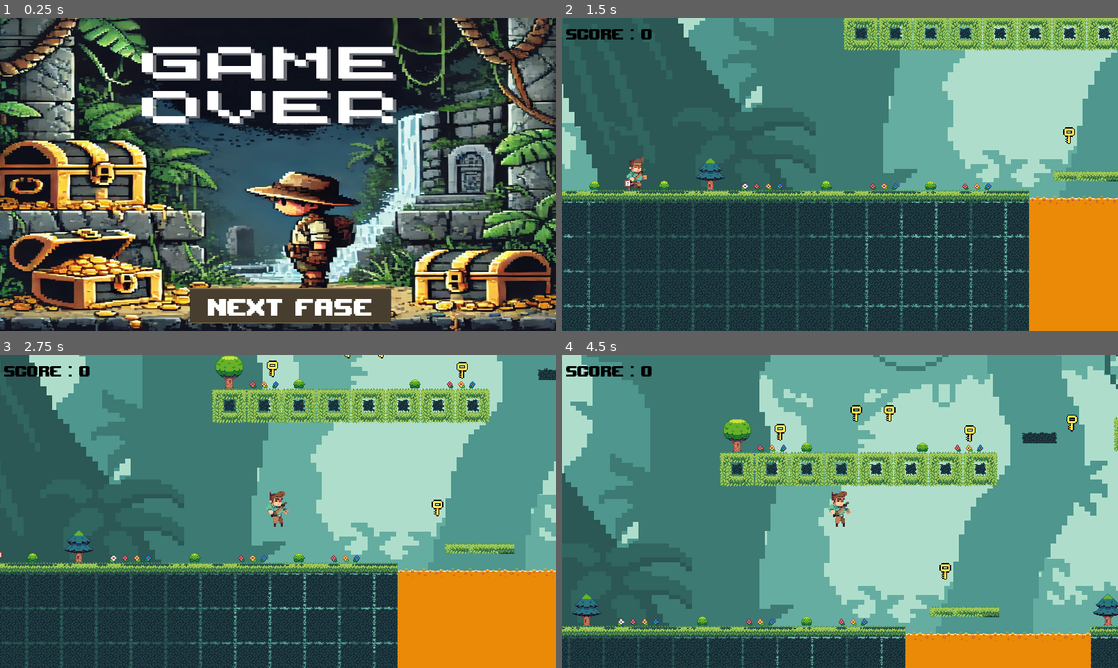
Above: before the commit, frames 1-4 (two rows, left to right).
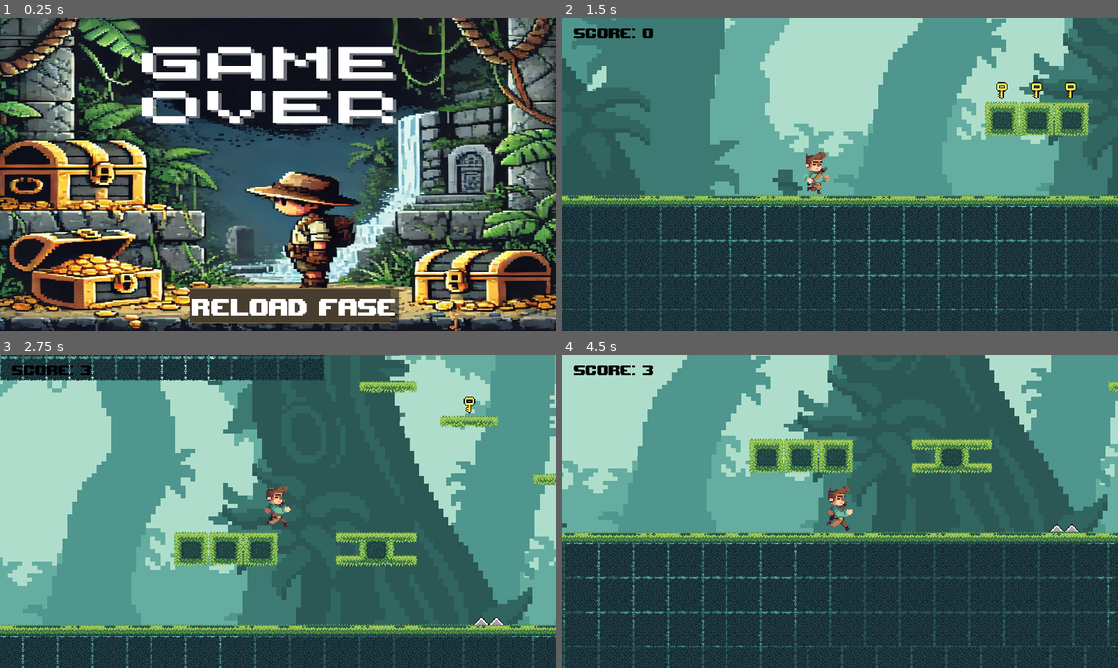
Above: after the commit, the same moments.

Repository: larissanobregaa/Jogo-Escape
Game: Godot game, scene res://game_over.tscn
Same seed, same stepped clock (60 frames per second), same inputs: the game is played once before the commit and once after it. This scene is started directly instead of the project's main scene. Sound files missing from this copy of the repository are replaced by a short silence.
Inputs:
- Up to frame 1 (0.25 s): no input
- Up to frame 2 (1.5 s): click "Next fase" (after the commit: "Reload fase") at 0.5 s; hold Right (ui_right) from 1.28 s (still down)
- Up to frame 3 (2.75 s): keep holding Right (ui_right); tap Up (ui_up) at 1.52, 2.27 s
- Up to frame 4 (4.5 s): release Right (ui_right) at 2.78 s; hold Left (ui_left) 2.78-3.53 s; hold Right (ui_right) from 3.53 s (still down); tap Up (ui_up) at 3.77 s

The runs differ from the first frame. In frame 1, 1.3% of the frame differs, in the area x 34-72%, y 86-98%; in frame 2, 68%; in frame 3, 80%; in frame 4, 86%, in the area x 0-100%, y 0-100%.

Commit message:
mudancas

Diff:
--- /dev/null
+++ b/bau_fim_de_jogo.gd
@@ -0,0 +1,8 @@
+extends Area2D
+
+
+# Called when the node enters the scene tree for the first time.
+func _on_body_entered(body):
+	if body.name == 'Personagem':
+		get_tree().change_scene_to_file("res://final_jogo.tscn")
+	pass # Replace with function body.
--- a/button.gd
+++ b/button.gd
@@ -10,10 +10,10 @@
 	pass
 
 func _on_pressed() -> void:
-	var next_scene = "res://fase_2.tscn"  # Altere para o caminho correto
-	var scene = load(next_scene)
+	var jogar_novamente = "res://principal.tscn"  # Altere para o caminho correto
+	var scene = load(jogar_novamente)
 
 	if scene:  # Verifica se a cena foi carregada corretamente
-		get_tree().change_scene_to_file(next_scene)  # Muda para a próxima cena
+		get_tree().change_scene_to_file(jogar_novamente)  # Muda para a próxima cena
 	else:
-		print("Erro ao carregar a cena: ", next_scene)
+		print("Erro ao carregar a cena: ", jogar_novamente)
--- a/espinhos.gd
+++ b/espinhos.gd
@@ -3,5 +3,5 @@
 
 func _on_body_entered(body):
 	if body.name == 'Personagem':
-		get_tree().reload_current_scene()
+		get_tree().change_scene_to_file("res://game_over.tscn")
 	pass # Replace with function body.
--- a/fase_2.tscn
+++ b/fase_2.tscn
@@ -16,9 +16,11 @@
 [ext_resource type="FontFile" uid="uid://cubfffllwcjhg" path="res://upheavtt.ttf" id="13_ok3ao"]
 [ext_resource type="AudioStream" uid="uid://bu2jdyjh3l6ql" path="res://Musica/collect points.mp3" id="13_vedja"]
 [ext_resource type="Script" path="res://label.gd" id="14_tr7si"]
+[ext_resource type="Script" path="res://lava.gd" id="16_dabkm"]
 [ext_resource type="AudioStream" uid="uid://dq2w1xbo7e8wj" path="res://Musica/musica lava.mp3" id="16_fmx57"]
 [ext_resource type="AudioStream" uid="uid://dpwtxm6uhn7xk" path="res://Musica/MusicaFundo.mp3" id="18_26isq"]
 [ext_resource type="PackedScene" uid="uid://ybwyypukb443" path="res://bau_fim_de_jogo.tscn" id="19_0liae"]
+[ext_resource type="Script" path="res://bau_fim_de_jogo.gd" id="21_gq6i8"]
 
 [sub_resource type="TileSetAtlasSource" id="TileSetAtlasSource_ibdox"]
 texture = ExtResource("6_ns1x0")
@@ -1409,16 +1411,27 @@
 44:11/0 = 0
 45:11/0 = 0
 12:13/0 = 0
+12:13/0/physics_layer_0/polygon_0/points = PackedVector2Array(-8, -8, 8, -8, 8, 8, -8, 8)
 13:13/0 = 0
+13:13/0/physics_layer_0/polygon_0/points = PackedVector2Array(-8, -8, 8, -8, 8, 8, -8, 8)
 14:13/0 = 0
+14:13/0/physics_layer_0/polygon_0/points = PackedVector2Array(-8, -8, 8, -8, 8, 8, -8, 8)
 15:13/0 = 0
+15:13/0/physics_layer_0/polygon_0/points = PackedVector2Array(-8, -8, 8, -8, 8, 8, -8, 8)
 16:13/0 = 0
+16:13/0/physics_layer_0/polygon_0/points = PackedVector2Array(-8, -8, 8, -8, 8, 8, -8, 8)
 17:13/0 = 0
+17:13/0/physics_layer_0/polygon_0/points = PackedVector2Array(-8, -8, 8, -8, 8, 8, -8, 8)
 19:13/0 = 0
+19:13/0/physics_layer_0/polygon_0/points = PackedVector2Array(-8, -8, 8, -8, 8, 8, -8, 8)
 20:13/0 = 0
+20:13/0/physics_layer_0/polygon_0/points = PackedVector2Array(-8, -8, 8, -8, 8, 8, -8, 8)
 22:13/0 = 0
+22:13/0/physics_layer_0/polygon_0/points = PackedVector2Array(-8, -8, 8, -8, 8, 8, -8, 8)
 23:13/0 = 0
+23:13/0/physics_layer_0/polygon_0/points = PackedVector2Array(-8, -8, 8, -8, 8, 8, -8, 8)
 24:13/0 = 0
+24:13/0/physics_layer_0/polygon_0/points = PackedVector2Array(-8, -8, 8, -8, 8, 8, -8, 8)
 27:13/0 = 0
 28:13/0 = 0
 30:13/0 = 0
@@ -1540,6 +1553,20 @@
 physics_layer_0/collision_layer = 1
 sources/0 = SubResource("TileSetAtlasSource_b5u85")
 
+[sub_resource type="GDScript" id="GDScript_271w6"]
+script/source = "extends TileMapLayer
+
+
+# Called when the node enters the scene tree for the first time.
+func _ready() -> void:
+	pass # Replace with function body.
+
+
+# Called every frame. 'delta' is the elapsed time since the previous frame.
+func _process(delta: float) -> void:
+	pass
+"
+
 [sub_resource type="Animation" id="Animation_uwvq2"]
 length = 3.0
 loop_mode = 1
@@ -1783,6 +1810,7 @@
 position = Vector2(-4, 5)
 tile_map_data = PackedByteArray("AAAFACEAAAAAAAAAAAAFACIAAAAAAAEAAAAGACEAAAABAAAAAAAGACIAAAABAAEAAAAHACEAAAACAAAAAAAHAC …(1328 unchanged characters)…
 tile_set = SubResource("TileSet_pd2v8")
+script = ExtResource("16_dabkm")
 
 [node name="AudioStreamPlayer" type="AudioStreamPlayer" parent="Lava"]
 stream = ExtResource("16_fmx57")
@@ -1798,6 +1826,7 @@
 position = Vector2(10, 5)
 tile_map_data = PackedByteArray("AAAGAB8AAAAUAAkAAAAHAB8AAAAVAAkAAAAIAB8AAAAUAAkAAAAJAB8AAAAVAAkAAAAKAB8AAAAWAAkAAAALAB8AAAAXAAkAAAAOABAAAAAWAA0AAAAPABAAAAAXAA0AAAAQABAAAAAYAA0AAAA=")
 tile_set = SubResource("TileSet_yfkmo")
+script = SubResource("GDScript_271w6")
 
 [node name="AnimationPlayer" type="AnimationPlayer" parent="Plataformas"]
 libraries = {
@@ -1811,3 +1840,4 @@
 
 [node name="bau_fim_de_jogo" parent="." instance=ExtResource("19_0liae")]
 position = Vector2(1900, 516)
+script = ExtResource("21_gq6i8")
--- /dev/null
+++ b/final_jogo.tscn
@@ -0,0 +1,45 @@
+[gd_scene load_steps=4 format=3 uid="uid://bt8p4rmwo5kst"]
+
+[ext_resource type="Texture2D" uid="uid://y860fgboy880" path="res://tela proxima fase- escape (1).png" id="1_g1imj"]
+[ext_resource type="FontFile" uid="uid://cubfffllwcjhg" path="res://upheavtt.ttf" id="2_ifeok"]
+[ext_resource type="Script" path="res://button.gd" id="3_ed31x"]
+
+[node name="final_jogo" type="Control"]
+layout_mode = 3
+anchors_preset = 15
+anchor_right = 1.0
+anchor_bottom = 1.0
+grow_horizontal = 2
+grow_vertical = 2
+
+[node name="TextureRect" type="TextureRect" parent="."]
+layout_mode = 1
+anchors_preset = -1
+anchor_right = 0.659
+anchor_bottom = 0.556
+offset_left = 6.0
+offset_top = -4.0
+offset_right = 446.832
+offset_bottom = 310.712
+texture = ExtResource("1_g1imj")
+expand_mode = 2
+
+[node name="ColorRect" type="ColorRect" parent="TextureRect"]
+layout_mode = 0
+offset_left = 396.0
+offset_top = 528.0
+offset_right = 784.0
+offset_bottom = 616.0
+color = Color(0.333333, 0.407843, 0.376471, 1)
+
+[node name="Button" type="Button" parent="TextureRect/ColorRect"]
+layout_mode = 0
+offset_left = 39.0
+offset_top = 6.0
+offset_right = 345.0
+offset_bottom = 78.0
+theme_override_fonts/font = ExtResource("2_ifeok")
+theme_override_font_sizes/font_size = 70
+text = "REPLAY?"
+flat = true
+script = ExtResource("3_ed31x")
--- a/game_over.tscn
+++ b/game_over.tscn
@@ -41,7 +41,7 @@
 theme_override_colors/font_color = Color(1, 1, 1, 1)
 theme_override_fonts/font = ExtResource("2_emm75")
 theme_override_font_sizes/font_size = 67
-text = "Next fase"
+text = "Reload fase"
 script = ExtResource("3_mkbxa")
 
 [connection signal="pressed" from="TextureRect/Button" to="TextureRect/Button" method="_on_pressed"]
--- /dev/null
+++ b/lava.gd
@@ -0,0 +1,11 @@
+extends TileMapLayer
+
+
+# Called when the node enters the scene tree for the first time.
+func _ready() -> void:
+	pass # Replace with function body.
+
+
+# Called every frame. 'delta' is the elapsed time since the previous frame.
+func _process(delta: float) -> void:
+	pass
--- a/personagem.gd
+++ b/personagem.gd
@@ -69,4 +69,4 @@
 			break
 
 func _on_timeout():
-	get_tree().reload_current_scene()  # Reinicia a cena
+	get_tree().change_scene_to_file("res://game_over.tscn") # Reinicia a cena
--- a/portal_proxima_fase.gd
+++ b/portal_proxima_fase.gd
@@ -3,5 +3,5 @@
 
 func _on_body_entered(body):
 	if body.name == 'Personagem':
-		get_tree().change_scene_to_file("res://game_over.tscn")
+		get_tree().change_scene_to_file("res://fase_2.tscn")
 	pass # Replace with function body.
Not shown: 1 places in fase_2.tscn that only renumber resources
